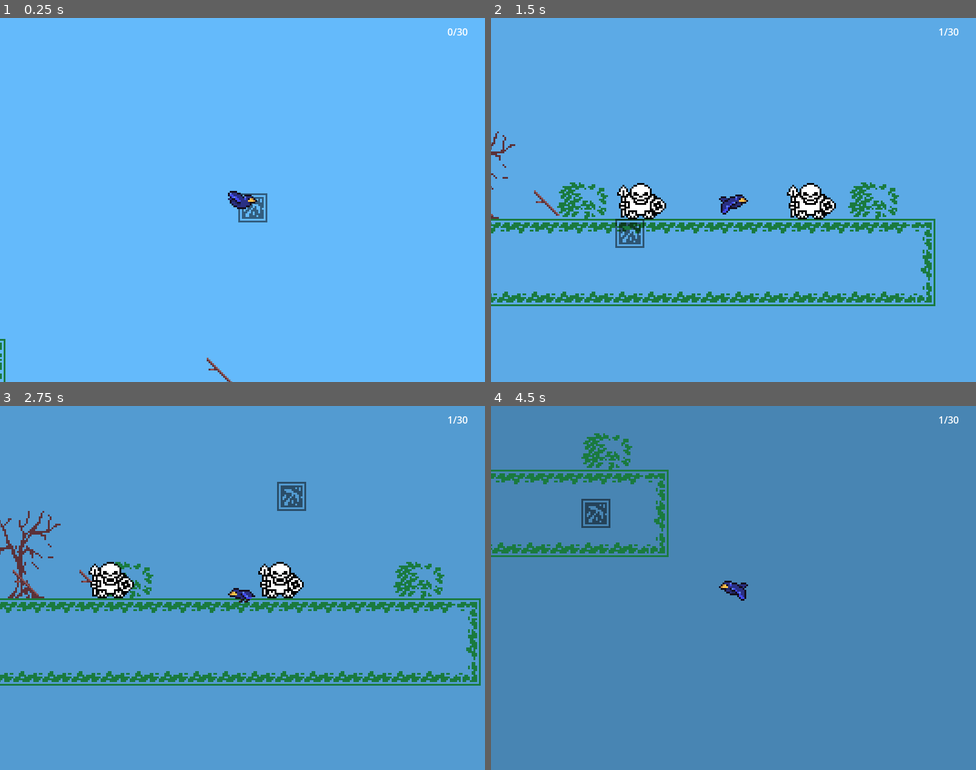
Above: before the commit, frames 1-4 (two rows, left to right).
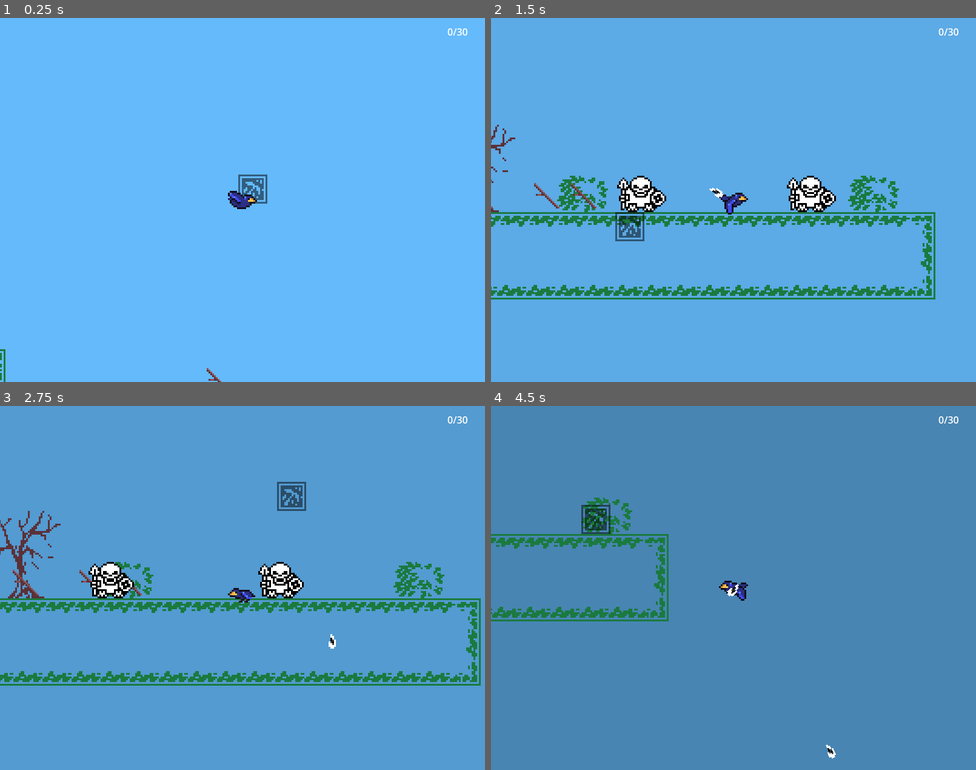
Above: after the commit, the same moments.

Repository: Gladiu/Birds-jam
Game: Godot game, scene res://scn/main.tscn
Two runs of this game, one before a commit and one after it. Both use one fixed random seed, a clock stepped at 60 frames per second and the inputs below.
Inputs (mouse positions are in pixels of both pictures, inside the frame that each line leads up to):
- Up to frame 1 (0.25 s): no input
- Up to frame 2 (1.5 s): move the mouse to (840, 181) at 0.52 s; hold D (move_right) from 0.53 s (still down); tap Ctrl (poop, bound only after the commit) at 0.6 s; move the mouse to (636, 218) at 1.27 s; tap Space (fly) at 1.35 s
- Up to frame 3 (2.75 s): tap Ctrl (poop, bound only after the commit) at 1.55, 2.3 s; move the mouse to (291, 507) at 2.02 s; release D (move_right) at 2.03 s; hold A (move_left) from 2.03 s (still down); click (291, 507) at 2.1 s
- Up to frame 4 (4.5 s): move the mouse to (709, 660) at 2.77 s; release A (move_left) at 2.78 s; hold D (move_right) 2.78-4.28 s; right-click (709, 660) at 2.85 s; tap Ctrl (poop, bound only after the commit) at 3.05, 3.6, 4.35 s; move the mouse to (879, 642) at 3.52 s; move the mouse to (588, 533) at 4.27 s; hold A (move_left) from 4.28 s (still down)

The runs differ from the first frame. In frame 1, 0.5% of the frame differs, in the area x 0-56%, y 43-100%; in frame 2, 8.5%, in the area x 0-94%, y 2-80%; in frame 3, less than 0.1%; in frame 4, 4.5%.

Commit message:
Add pooping

Diff:
--- a/project.godot
+++ b/project.godot
@@ -51,6 +51,11 @@
 "events": [Object(InputEventMouseButton,"resource_local_to_scene":false,"resource_name":"","device":-1,"window_id":0,"a …(253 unchanged characters)…
 ]
 }
+poop={
+"deadzone": 0.2,
+"events": [Object(InputEventKey,"resource_local_to_scene":false,"resource_name":"","device":-1,"window_id":0,"alt_pressed":false,"shift_pressed":false,"ctrl_pressed":false,"meta_pressed":false,"pressed":false,"keycode":0,"physical_keycode":4194326,"key_label":0,"unicode":0,"location":0,"echo":false,"script":null)
+]
+}
 
 [layer_names]
 
--- /dev/null
+++ b/scn/poop.tscn
@@ -0,0 +1,19 @@
+[gd_scene load_steps=4 format=3 uid="uid://548ti6ksnobj"]
+
+[ext_resource type="Texture2D" uid="uid://d4drxvt33bm7o" path="res://ast/poop.png" id="1_8yfru"]
+[ext_resource type="Script" uid="uid://bwwmde8wfbkvm" path="res://src/poop.gd" id="1_evojx"]
+
+[sub_resource type="CircleShape2D" id="CircleShape2D_4hktk"]
+radius = 7.0
+
+[node name="Poop" type="CharacterBody2D"]
+collision_layer = 0
+collision_mask = 8
+script = ExtResource("1_evojx")
+
+[node name="CollisionShape2D" type="CollisionShape2D" parent="."]
+shape = SubResource("CircleShape2D_4hktk")
+
+[node name="Sprite2D" type="Sprite2D" parent="."]
+scale = Vector2(3, 3)
+texture = ExtResource("1_8yfru")
--- a/src/player.gd
+++ b/src/player.gd
@@ -18,7 +18,7 @@
 var _facing_direction: FacingDirection = FacingDirection.RIGHT
 var _stick_to_pick_up: Stick
 
-var stick_view_scn: = preload("res://scn/stick_view.tscn")
+var _poop_scn: = preload("res://scn/poop.tscn")
 
 
 func _physics_process(delta: float) -> void:
@@ -34,7 +34,7 @@
 
 	if not is_on_floor():
 		# Apply gravity
-		velocity.y += GRAVITY * delta
+		velocity.y += GRAVITY * delta / 2.0
 
 		# Play flight animation whilst we are in the air
 		_animation.play("fly")
@@ -45,6 +45,7 @@
 		else:
 			_animation.play("run")
 
+	# Flip
 	if _facing_direction == FacingDirection.RIGHT:
 		_animation.flip_h = true
 	else:
@@ -59,11 +60,20 @@
 
 func _process(_delta: float) -> void:
 	# TODO: Maybe signal is not even needed?
+	# Double check necessary for case where we are standing on sticks and
+	# we have full capacity and we then build something (no enter signal is emitted)
 	for body in $PickupRange.get_overlapping_bodies():
 		if body as Stick:
 			if not _stick_to_pick_up:
 				_stick_to_pick_up = body
 				stick_pick_up_requested.emit()
+
+	# Poop
+	if Input.is_action_just_pressed("poop"):
+		var poop: = _poop_scn.instantiate()
+		get_tree().root.add_child(poop)
+		poop.global_position = global_position
+		poop.velocity = velocity
 
 
 func _on_pickup_range_body_entered(body: Node2D):
--- /dev/null
+++ b/src/poop.gd
@@ -0,0 +1,10 @@
+class_name Poop
+extends CharacterBody2D
+
+var GRAVITY = ProjectSettings.get_setting("physics/2d/default_gravity")
+
+
+func _physics_process(delta: float) -> void:
+	velocity.y += GRAVITY * delta
+	$Sprite2D.rotation = velocity.angle() - 0.5 * PI # This offset is necessary
+	move_and_slide()
Binary file added: ast/poop.png
Not shown, added: ast/poop.png.import
Not shown, added: src/poop.gd.uid
Not shown, added: ast/poop.png~
